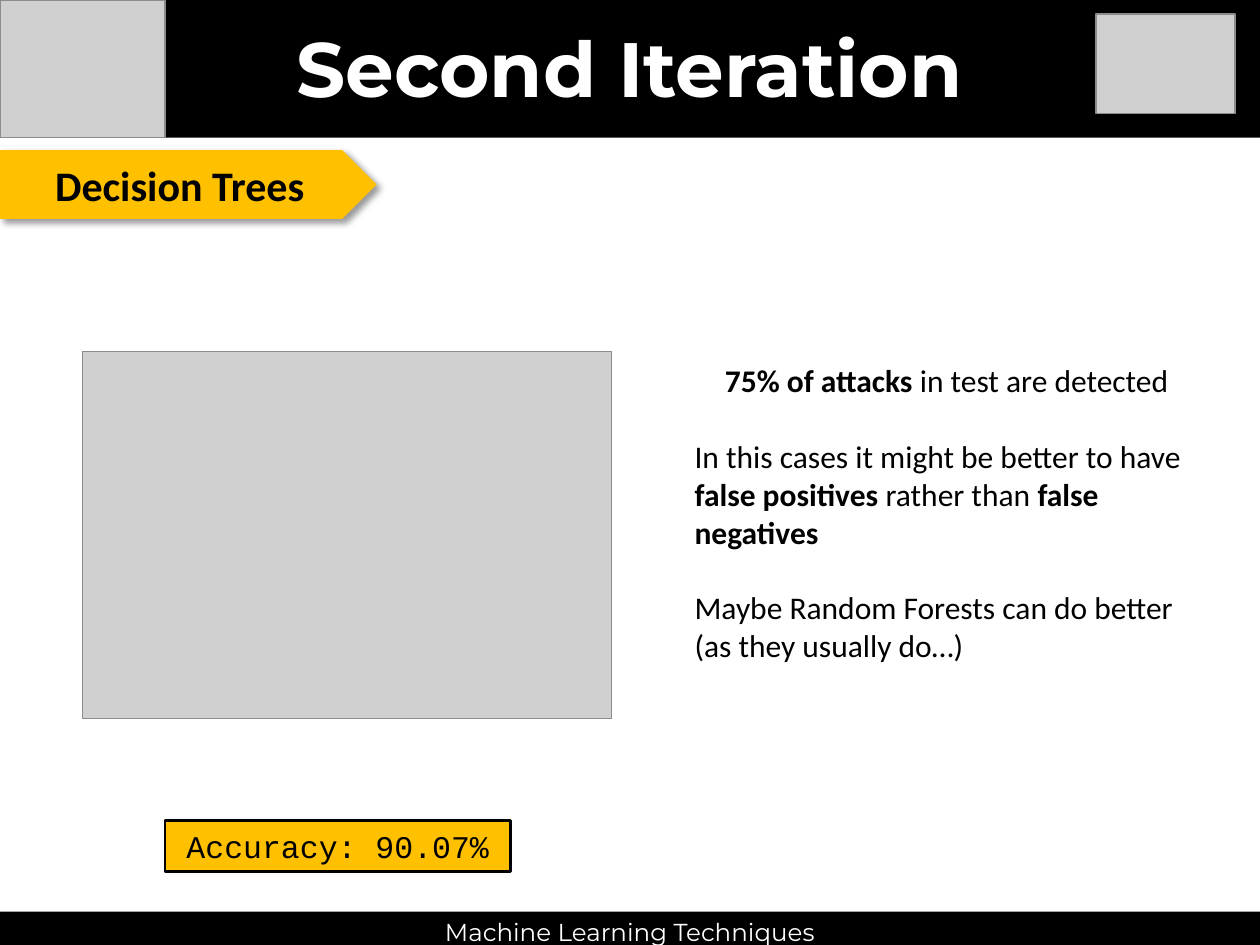
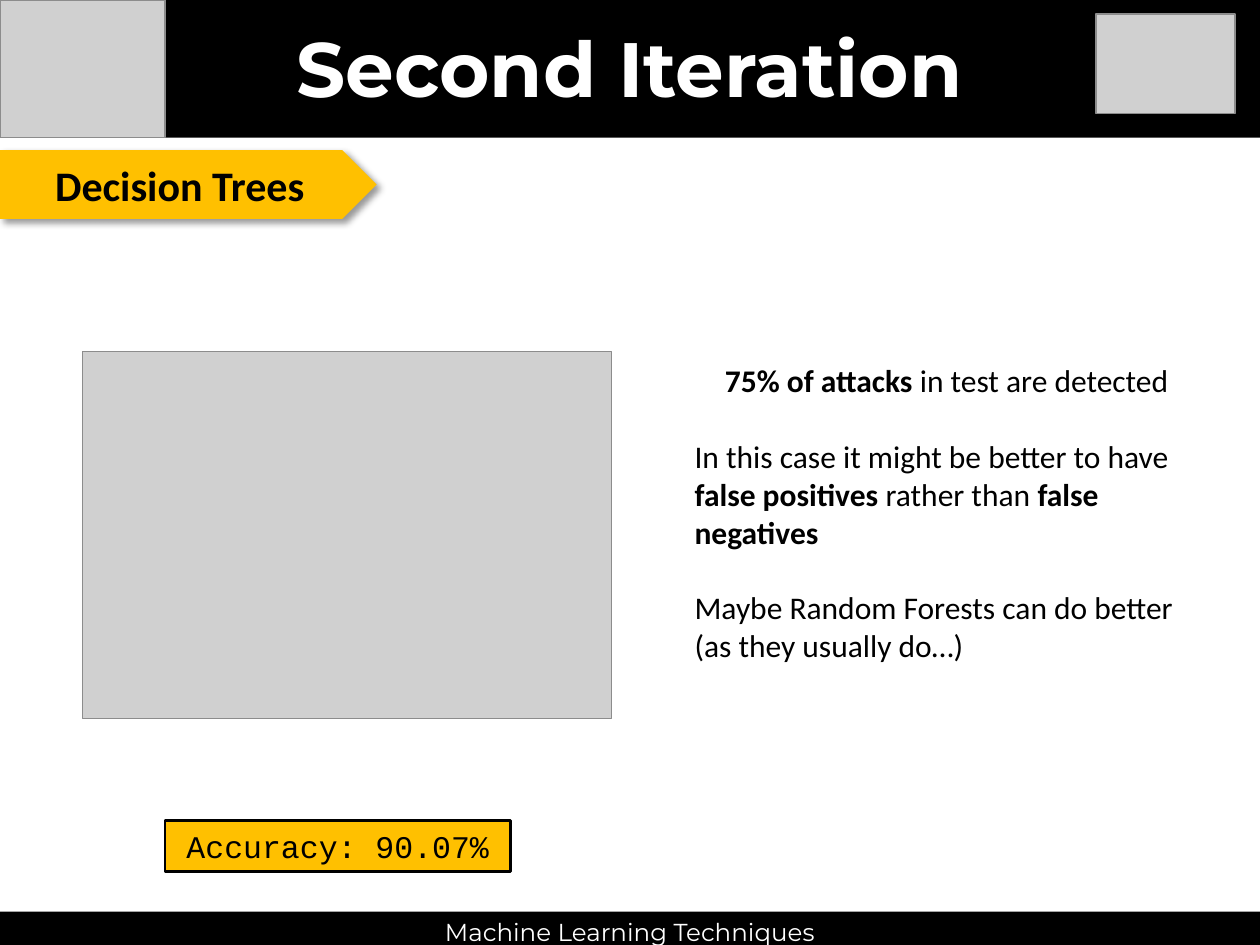
Before and after one commit to thmasker/ML_lab, a slide deck: slide 8 of Task3/doc/Task3.pptx. Drawn at 1260x945 pixels with LibreOffice and Linux fonts; fonts in the diff are those of the drawing; grey boxes stand for pictures. Boxes give left, top, right and bottom in pixels: in the first picture for what was removed or moved away, otherwise in the second. Text is boxed around its words. In the diff, an @@ line names an element or a change of style, - is before the commit and + after.

```diff
--- a/Task3/doc/Task3.pptx
+++ b/Task3/doc/Task3.pptx
@@ text at box(695, 446, 1169, 550): text changed @@
-In this cases it might be better to have false positives rather than false negatives
+In this case it might be better to have false positives rather than false negatives
```
Also in this commit, not shown: 2 other slides changed, 1 other file.
